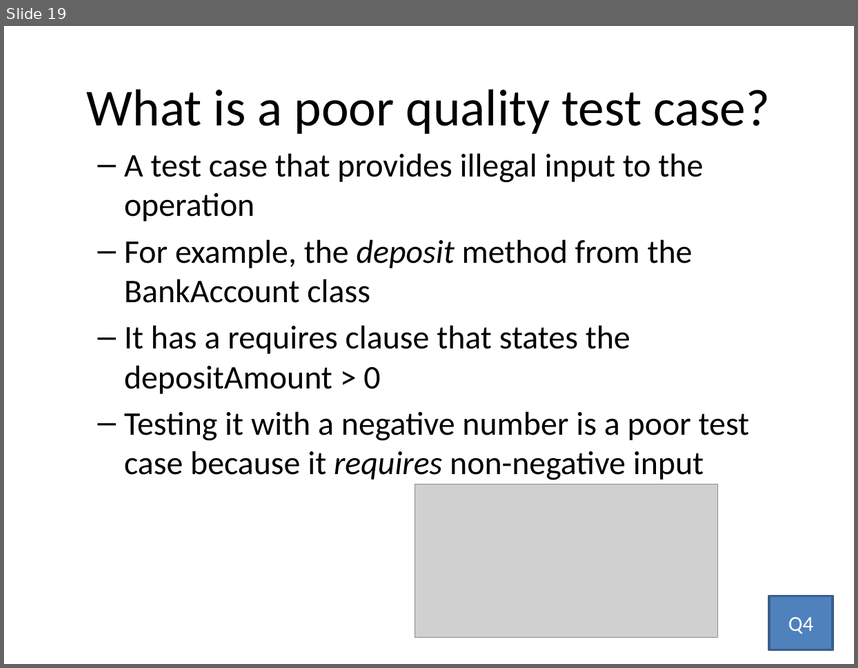
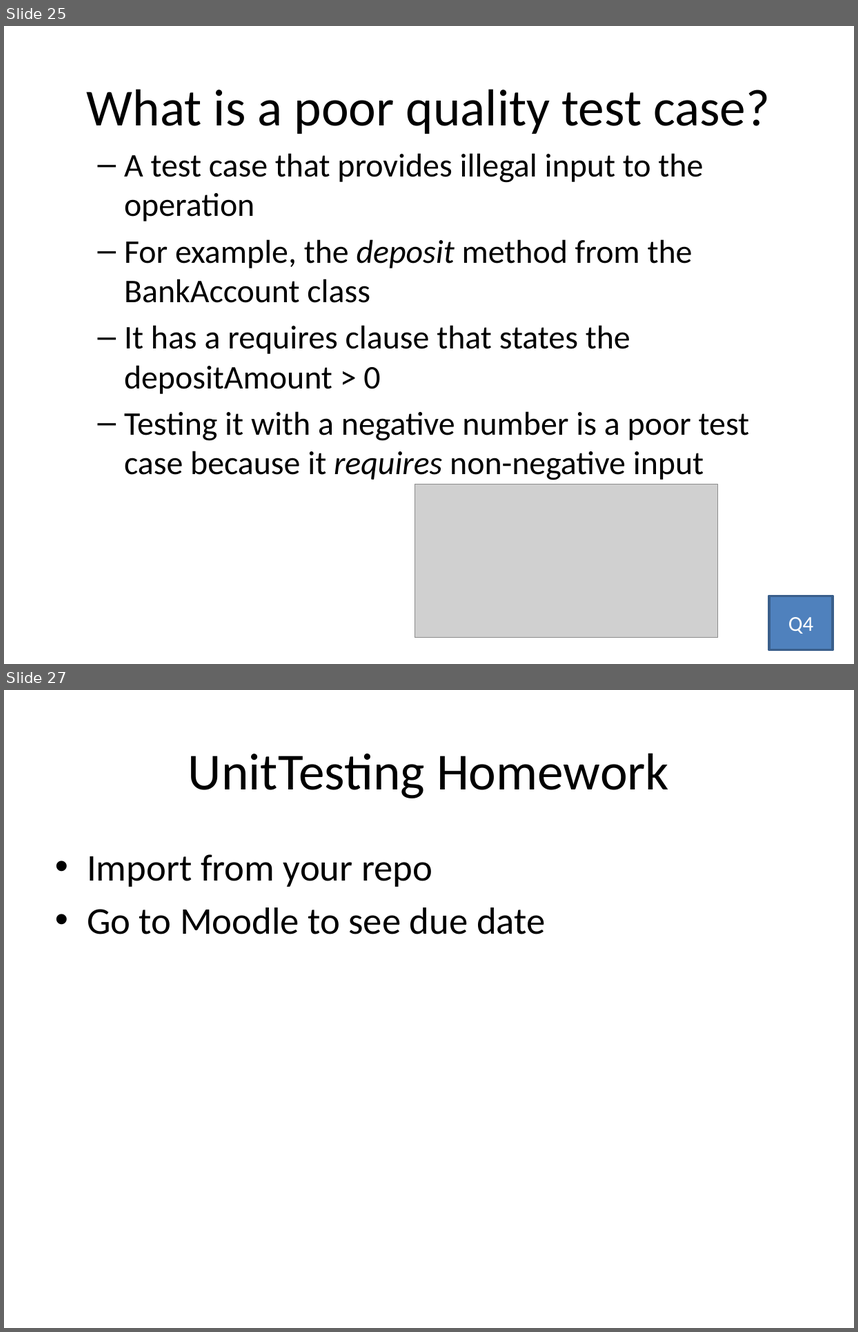
Before and after one commit to RHIT-CSSE/csse220, a slide deck: ClassMaterials/IntroToUnitTesting/Slides/UnitTesting.pptx. Shown one above the other, each under a label of ours: slide 19 before the commit, slides 25 and 27 after it; the slides between them are not shown. The pictures are 858x668 and 858x1332 pixels, drawn with LibreOffice and Linux fonts; fonts in the diff are those of the drawing; grey boxes stand for pictures. Boxes give left, top, right and bottom in pixels: in the first picture for what was removed or moved away, otherwise in the second. Text is boxed around its words. In the diff, an @@ line names an element or a change of style, - is before the commit and + after.

```diff
--- a/ClassMaterials/IntroToUnitTesting/Slides/UnitTesting.pptx
+++ b/ClassMaterials/IntroToUnitTesting/Slides/UnitTesting.pptx
@@ slide 27 added at [4,690,854,1328], background #FFFFFF @@
@@ title added at [188,753,669,798], 44 pt, text #000000 @@
+UnitTesting Homework
@@ text added at [87,854,545,934], 32 pt, text #000000 @@
+• Import from your repo
+• Go to Moodle to see due date
@@ what was slide 19 is now slide 25 @@
```
Also in this commit, not shown: 5 slides changed, 6 other slides added, 1 slide removed.
